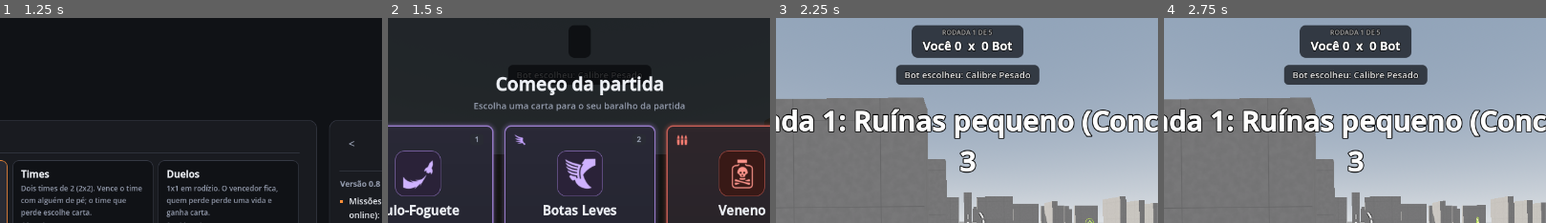
Above: before the commit, frames 1-4 (left to right).
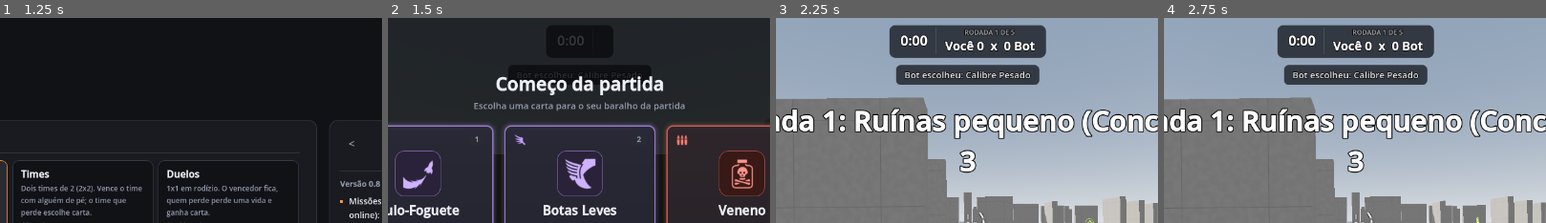
Above: after the commit, the same moments.

Repository: PedroRomeu/furor-prototipo
Game: Godot game, scene res://scenes/main_menu.tscn
The game is run twice, just before and just after one commit, with the same random seed, the same clock (stepped at 60 frames per second) and the same inputs.
Inputs (mouse positions are % of the whole screen's width and height, from its top left):
- Up to frame 1 (1.25 s): click "JOGAR" at 0.5 s
- Up to frame 2 (1.5 s): click "Começar treino" at 1.25 s
- Up to frame 3 (2.25 s): tap Enter (chat) at 2 s; move the mouse to (72, 45) at 2.02 s; hold D (move_right) from 2.03 s (still down); hold E (shield) from 2.03 s (still down); click (72, 45) at 2.17 s
- Up to frame 4 (2.75 s): keep holding D (move_right); keep holding E (shield); tap Space (jump) at 2.27 s
The pictures show only the part of the screen within x 25-75%, y 0-50%; the shares and areas given below are measured in that part.

Frame 1 is identical in both runs. In frame 2, 0.1% of the frame differs, in the area x 44-52%, y 8-14%; in frame 3, 3.2%, in the area x 29-71%, y 3-20%; in frame 4, 3.2%.

Commit message:
Round timer at the top of the HUD (orange from 8:00, red from 10:00); build code 0.8.0.4

Diff:
--- a/scripts/autoload/net.gd
+++ b/scripts/autoload/net.gd
@@ -25,7 +25,7 @@
 ## e saem depois de BUILD_WAIT. Vai em bytes crus (send_bytes), não por @rpc: com builds
 ## diferentes as funções @rpc podem não bater (2026-10-11, convidada invisível no 2x2 com
 ## zip provavelmente de outro dia).
-const BUILD := "0.8.0.3"
+const BUILD := "0.8.0.4"
 const BUILD_TAG := "FUROR_BUILD:"
 const BUILD_WRONG := "FUROR_WRONG:"
 const BUILD_WAIT := 5.0
--- a/scripts/ui/hud.gd
+++ b/scripts/ui/hud.gd
@@ -66,6 +66,8 @@
 var score_label: Label     # placar no topo (cada um por si), dentro de score_box
 var score_round: Label     # "RODADA 3 DE 5" acima do placar
 var score_box: Control
+var timer_label: Label     # relógio da rodada no topo (o do layout do modo)
+var timer_shown := -1
 var toast_box: Control     # aviso rápido ("Fulano escolheu: ...") numa pílula no topo
 var overtime: OvertimeBanner   # Prorrogação: contagem e estado, embaixo do aviso rápido
 var vitals: Vitals         # canto inferior esquerdo: mestra, vida, escudo e dash
@@ -219,7 +221,9 @@
 		if side == 0:
 			row.add_child(name_label)
 			row.add_child(hearts)
-			row.add_child(_ui_label("x", 20, Color(1, 1, 1, 0.6), true))
+			timer_label = _timer_label(20)
+			timer_label.custom_minimum_size.x = 64
+			row.add_child(timer_label)
 		else:
 			row.add_child(hearts)
 			row.add_child(name_label)
@@ -299,12 +303,11 @@
 	mid.custom_minimum_size.x = 84
 	mid.alignment = BoxContainer.ALIGNMENT_CENTER
 	mid.mouse_filter = Control.MOUSE_FILTER_IGNORE
-	var top := _ui_label("RODADA", 11, Color(1, 1, 1, 0.6), true)
-	top.horizontal_alignment = HORIZONTAL_ALIGNMENT_CENTER
-	mid.add_child(top)
-	team_round = _ui_label("", 18, Color.WHITE, true)
+	team_round = _ui_label("", 11, Color(1, 1, 1, 0.6), true)
 	team_round.horizontal_alignment = HORIZONTAL_ALIGNMENT_CENTER
 	mid.add_child(team_round)
+	timer_label = _timer_label(18)
+	mid.add_child(timer_label)
 	row.add_child(mid)
 	row.add_child(_score_box(theirs))
 	for p in _team_players(theirs):
@@ -695,6 +698,7 @@
 	_update_downed()
 	if team_bar:
 		_update_team_bar()
+	_update_timer()
 	if fps_label.visible:
 		fps_label.text = "%d FPS" % Engine.get_frames_per_second()
 
@@ -908,7 +912,7 @@
 	if team_bar:
 		for t in 2:
 			team_scores[t].text = str(_team_score(t))
-		team_round.text = "%d / %d" % [round_num, block_end]
+		team_round.text = "RODADA %d / %d" % [round_num, block_end]
 	_sync_scoreboard()
 
 
@@ -966,6 +970,31 @@
 func toast(text: String) -> void:
 	toast_label.text = text
 	toast_time = 3.0
+
+
+## Relógio da rodada (2026-10-12, pedido do usuário, como no Furor): o tempo de luta da
+## partida (o mesmo da prorrogação: parado na contagem e na pausa contra bots). Laranja a
+## partir das cartas extras, vermelho quando a arena fecha. O texto só muda a cada segundo.
+func _timer_label(size: int) -> Label:
+	var l := _ui_label("0:00", size, Color.WHITE, true)
+	l.horizontal_alignment = HORIZONTAL_ALIGNMENT_CENTER
+	l.vertical_alignment = VERTICAL_ALIGNMENT_CENTER
+	l.size_flags_vertical = Control.SIZE_FILL
+	return l
+
+
+func _update_timer() -> void:
+	var sec := int(overtime.time)
+	if timer_label == null or sec == timer_shown:
+		return
+	timer_shown = sec
+	timer_label.text = "%d:%02d" % [sec / 60, sec % 60]
+	var color := Color.WHITE
+	if sec >= int(Overtime.ZONE_AT):
+		color = Ui.DANGER
+	elif sec >= int(Overtime.CARDS_AT):
+		color = Ui.WARN
+	timer_label.add_theme_color_override("font_color", color)
 
 
 ## Placar do topo (cada um por si): pílula com a rodada pequena em cima e o placar.
@@ -984,9 +1013,19 @@
 	pill.add_theme_stylebox_override("panel", style)
 	pill.mouse_filter = Control.MOUSE_FILTER_IGNORE
 	holder.add_child(pill)
+	var row := Ui.hbox(14)
+	row.mouse_filter = Control.MOUSE_FILTER_IGNORE
+	pill.add_child(row)
+	timer_label = _timer_label(22)
+	row.add_child(timer_label)
+	var bar := ColorRect.new()
+	bar.color = Color(1, 1, 1, 0.18)
+	bar.custom_minimum_size = Vector2(1, 0)
+	bar.mouse_filter = Control.MOUSE_FILTER_IGNORE
+	row.add_child(bar)
 	var col := Ui.vbox(0)
 	col.mouse_filter = Control.MOUSE_FILTER_IGNORE
-	pill.add_child(col)
+	row.add_child(col)
 	score_round = _ui_label("", 11, Color(1, 1, 1, 0.55), true)
 	score_round.horizontal_alignment = HORIZONTAL_ALIGNMENT_CENTER
 	col.add_child(score_round)
